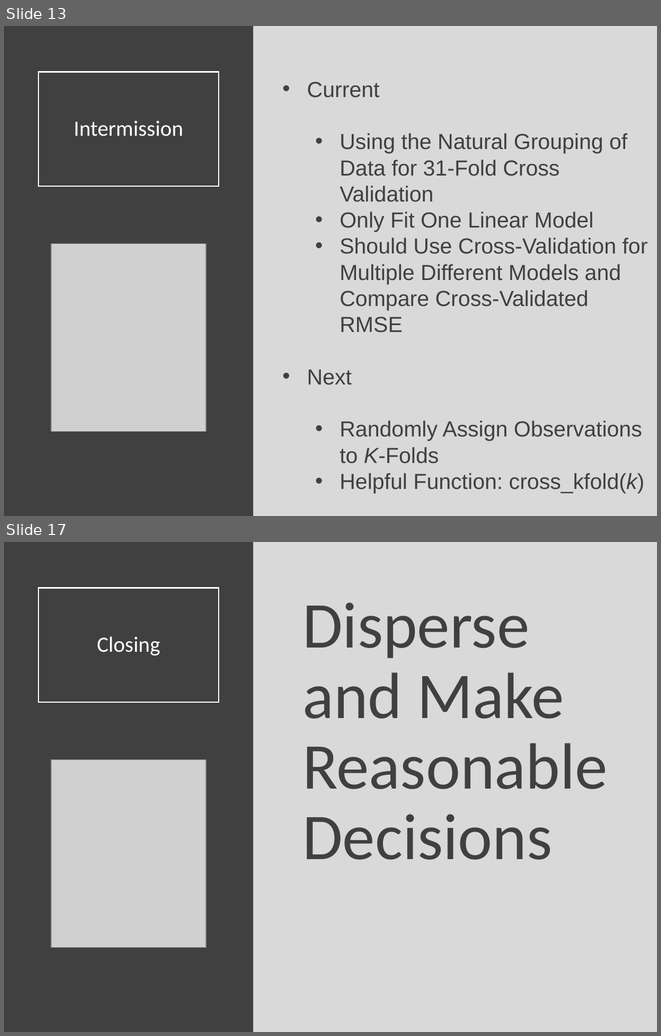
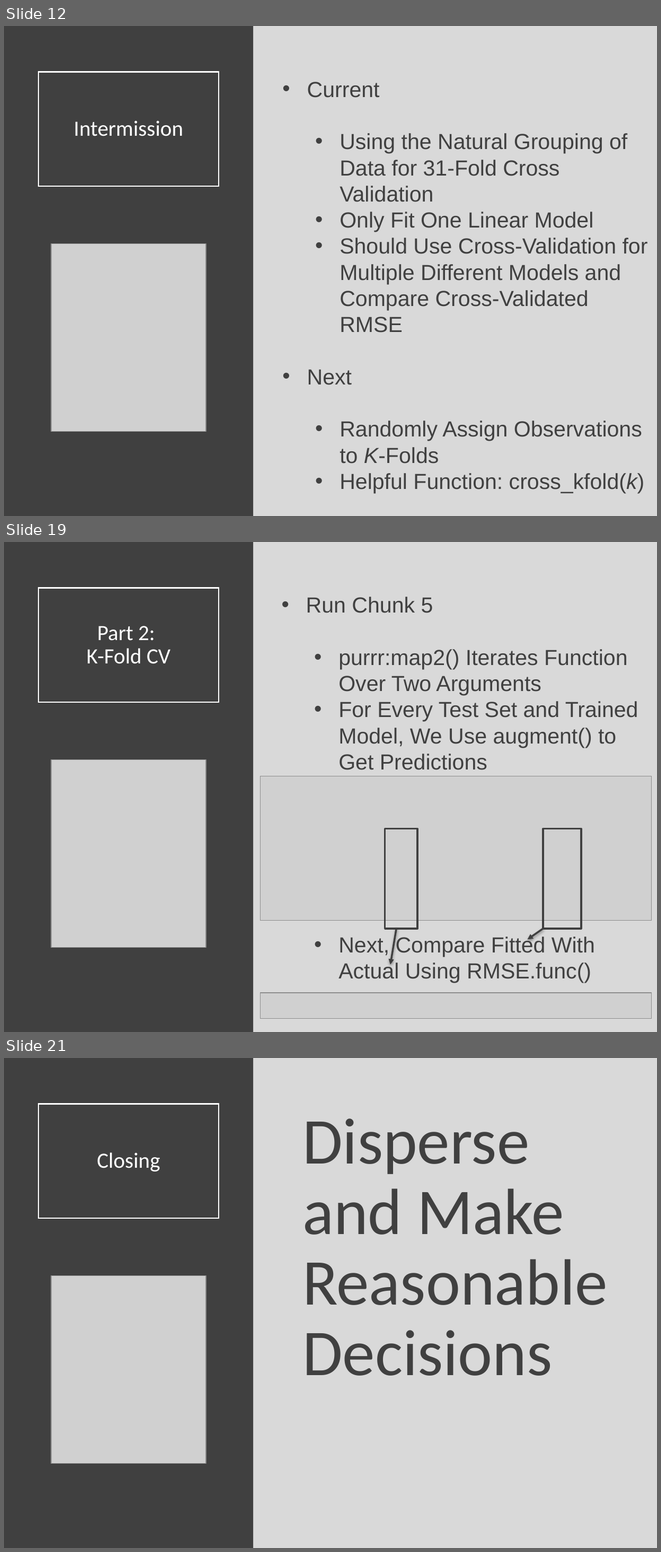
Before and after one commit to Yixf-Self/STOR320_WEBSITE, a slide deck: Lecture/Lecture 25/Lecture 25.pptx. Shown one above the other, each under a label of ours: slides 13 and 17 before the commit, slides 12, 19 and 21 after it; the slides between them are not shown. The pictures are 661x1036 and 661x1552 pixels, drawn with LibreOffice and Linux fonts; fonts in the diff are those of the drawing; grey boxes stand for pictures. Boxes give left, top, right and bottom in pixels: in the first picture for what was removed or moved away, otherwise in the second. Text is boxed around its words. In the diff, an @@ line names an element or a change of style, - is before the commit and + after.

```diff
--- a/Lecture/Lecture 25/Lecture 25.pptx
+++ b/Lecture/Lecture 25/Lecture 25.pptx
@@ slide 19 added at [4,542,657,1032], background #D9D9D9 @@
@@ rectangle added at [4,542,254,1032], fill #404040 @@
@@ title added at [38,588,219,702], outline #FFFFFF 1.5 pt, 24 pt, text #FFFFFF @@
+Part 2:
+K-Fold CV
@@ text added at [306,597,638,983], 24 pt, text #404040 @@
+• Run Chunk 5
+  • purrr:map2() Iterates Function Over Two Arguments
+  • For Every Test Set and Trained Model, We Use augment() to Get Predictions
+  • Next, Compare Fitted With Actual Using RMSE.func()
@@ picture added at [51,759,206,947] @@
@@ picture added at [261,776,652,920] @@
@@ rectangle added at [385,829,417,928], outline #404040 2 pt @@
@@ rectangle added at [544,829,581,928], outline #404040 2 pt @@
@@ arrow added from (396, 928) to (390, 964), #404040 2 pt @@
@@ arrow added from (544, 928) to (528, 939), #404040 2 pt @@
@@ picture added at [261,992,652,1018] @@
@@ what was slide 13 is now slide 12 @@
@@ what was slide 17 is now slide 21 @@
```
Also in this commit, not shown: 4 slides changed, 5 other slides added, 2 slides removed, 13 other files.
